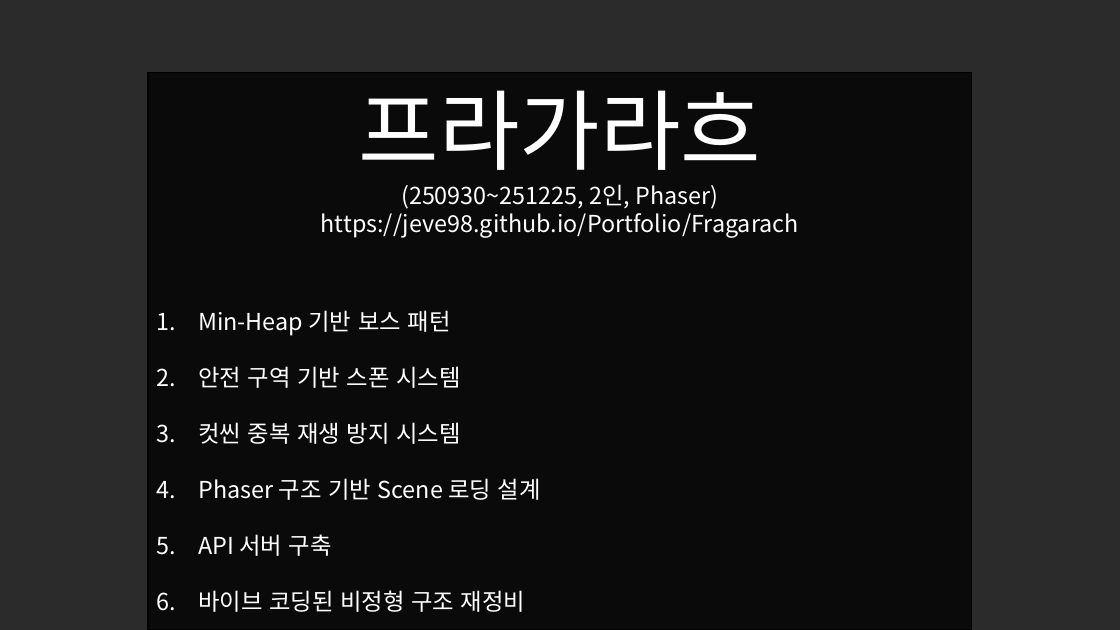
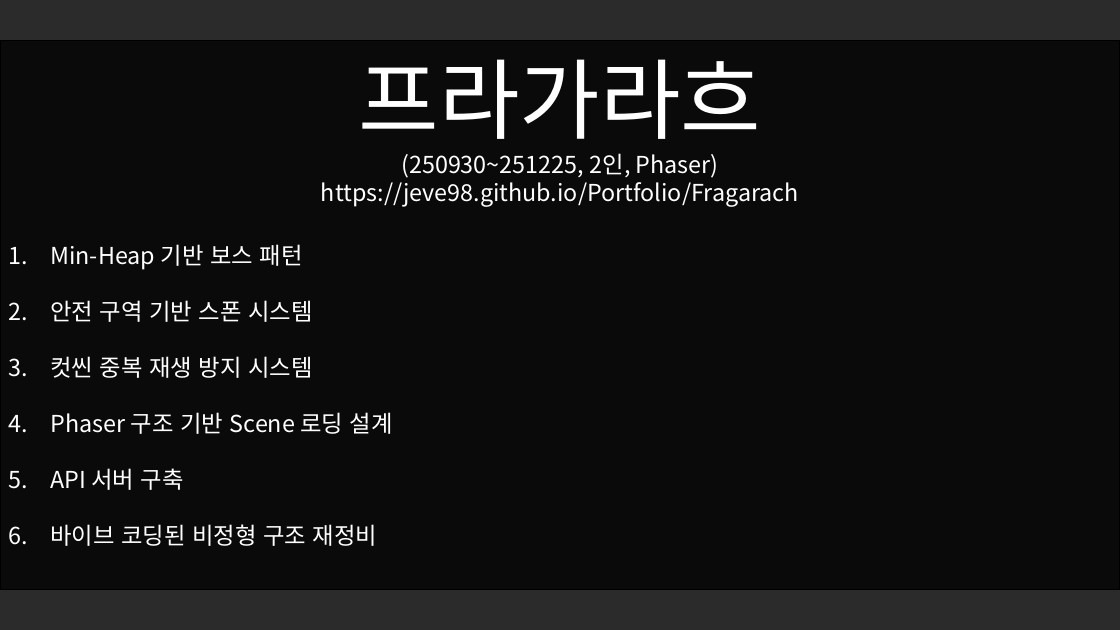
Before and after one commit to Jeve98/Portfolio, a slide deck: slide 1 of assets/포트폴리오.pptx. Drawn at 1120x630 pixels with LibreOffice and Linux fonts; fonts in the diff are those of the drawing; background and template pictures are left out; a plain dark background stands for a picture behind light text. Boxes give left, top, right and bottom in pixels: in the first picture for what was removed or moved away, otherwise in the second. Text is boxed around its words. In the diff, an @@ line names an element or a change of style, - is before the commit and + after.

```diff
--- a/assets/포트폴리오.pptx
+++ b/assets/포트폴리오.pptx
@@ text "프라가라흐" rewrapped from [198,90,799,612] to [50,59,799,546] @@
@@ rectangle: place and size @@
-rectangle at [148,72,972,630]
+rectangle at [0,40,1120,589]
```
Also in this commit, not shown: 7 other slides changed, 2 other files.
